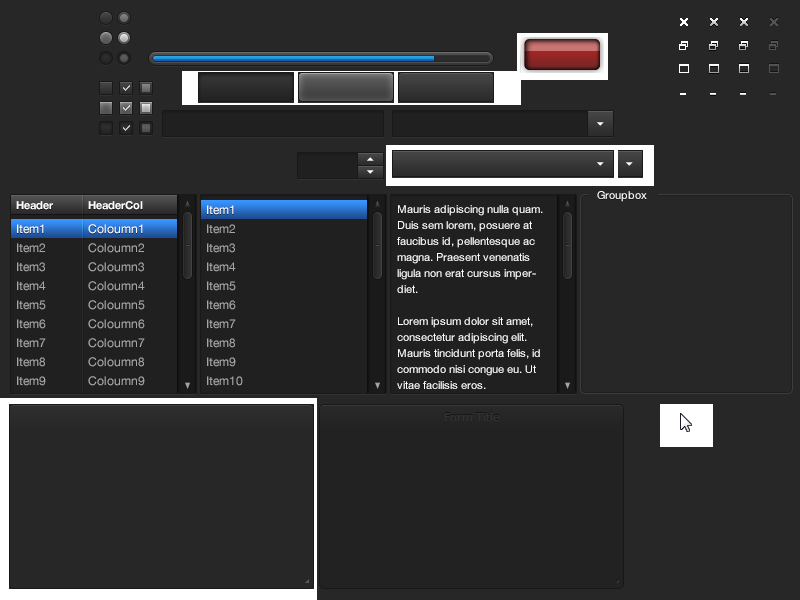
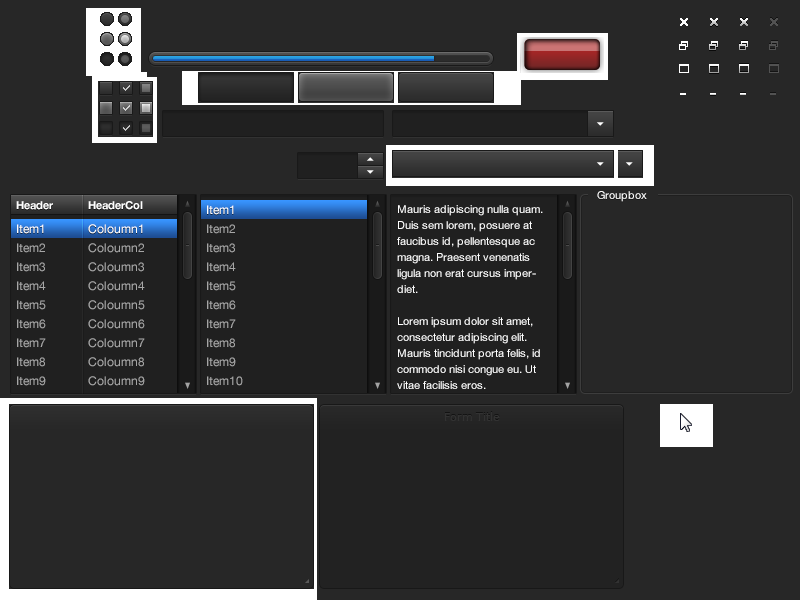
Layer changes from the first 800px x 600px image to the second:
added layer "radio buttons" above "dropdown box arrow hover" over [100, 12, 132, 66]
painted on "Minion-UI.png" over [86, 8, 157, 143]
